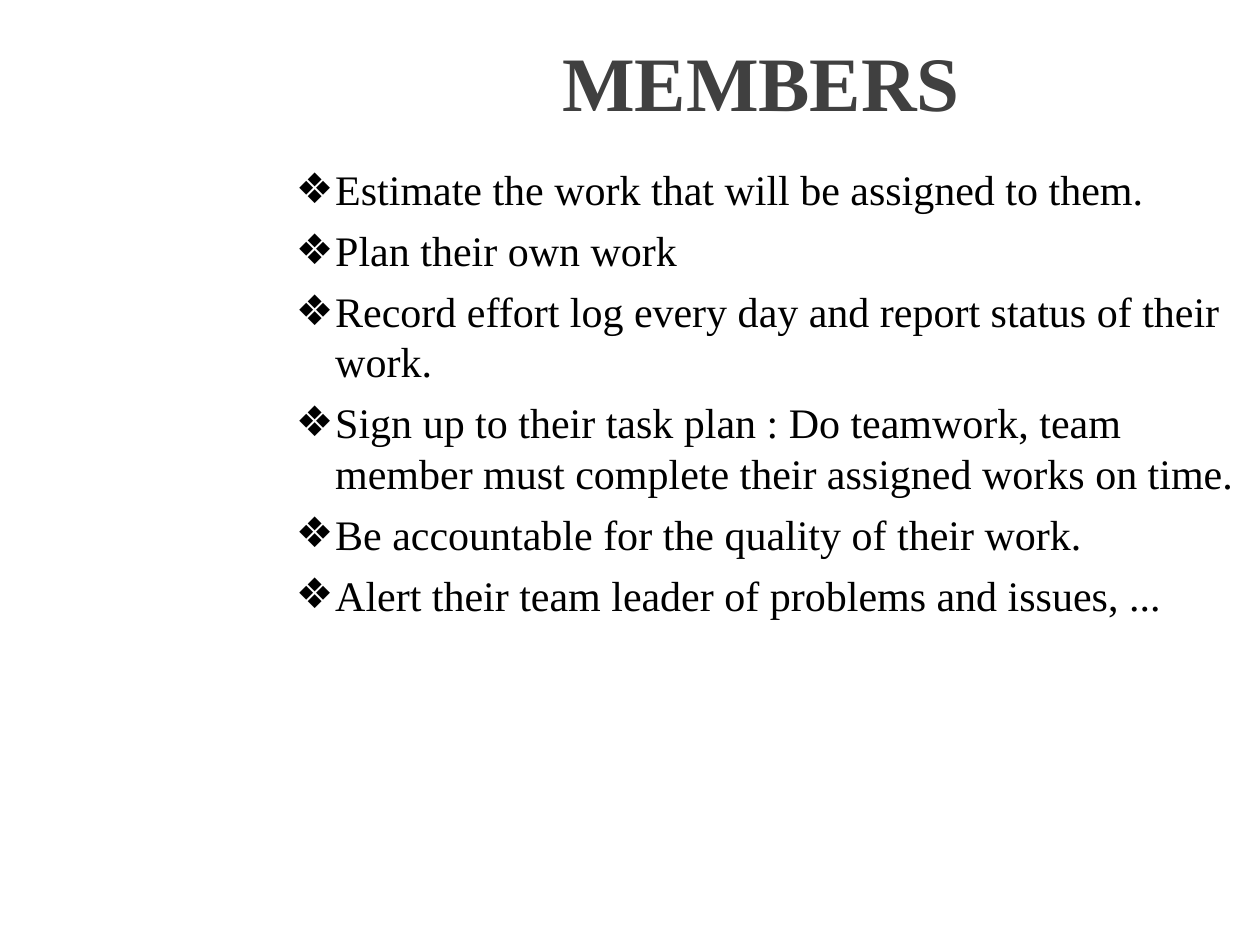
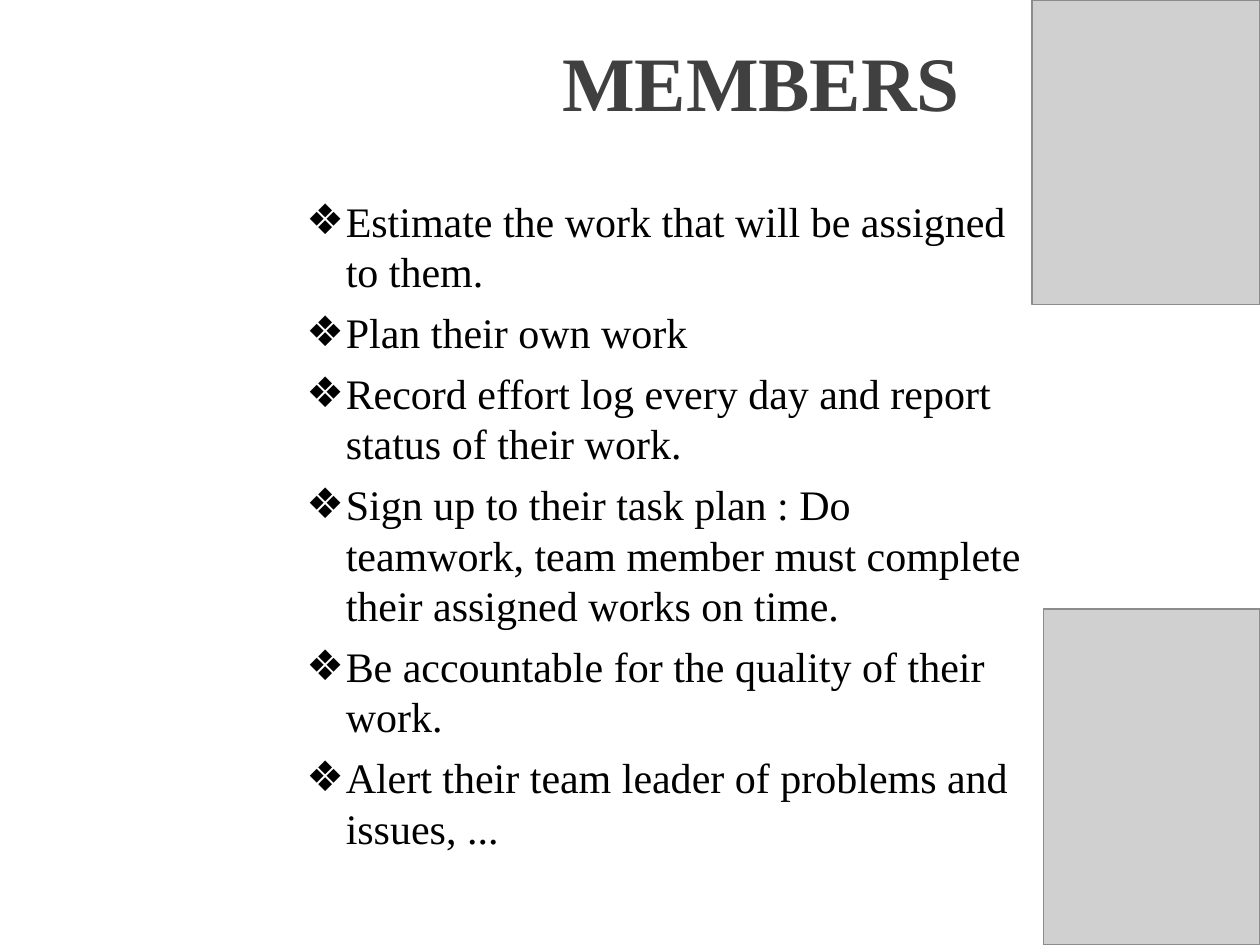
Before and after one commit to T138384/vlu-k15t1-team11, a slide deck: slide 12 of SMA - Software Measurement & Analysis/Asignment-01/K15T1-Team11-Team Assignment1/K15T1-Team11-Team Assignment1.ppt. Drawn at 1260x945 pixels with LibreOffice and Linux fonts; fonts in the diff are those of the drawing; grey boxes stand for pictures; background and template pictures are left out. Boxes give left, top, right and bottom in pixels: in the first picture for what was removed or moved away, otherwise in the second. Text is boxed around its words. In the diff, an @@ line names an element or a change of style, - is before the commit and + after.

```diff
--- a/SMA - Software Measurement & Analysis/Asignment-01/K15T1-Team11-Team Assignment1/K15T1-Team11-Team Assignment1.ppt
+++ b/SMA - Software Measurement & Analysis/Asignment-01/K15T1-Team11-Team Assignment1/K15T1-Team11-Team Assignment1.ppt
@@ picture added at <box>1032,0,1260,305</box> @@
@@ text "Estimate the work that will ..." rewrapped from <box>335,176,1233,620</box> to <box>346,208,1021,850</box> @@
@@ picture added at <box>1043,609,1260,945</box> @@
```
Also in this commit, not shown: 9 other slides changed, 1 slide added, 1 slide removed, 2 other files.
